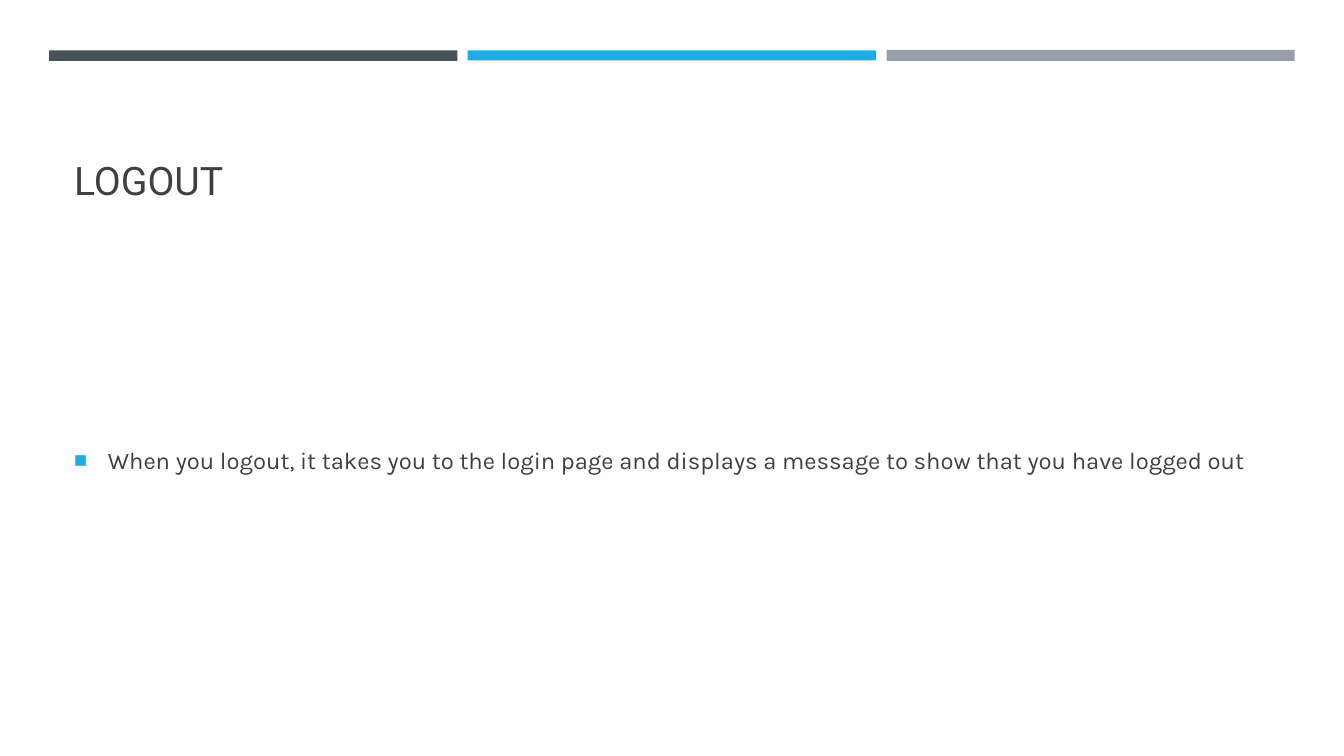
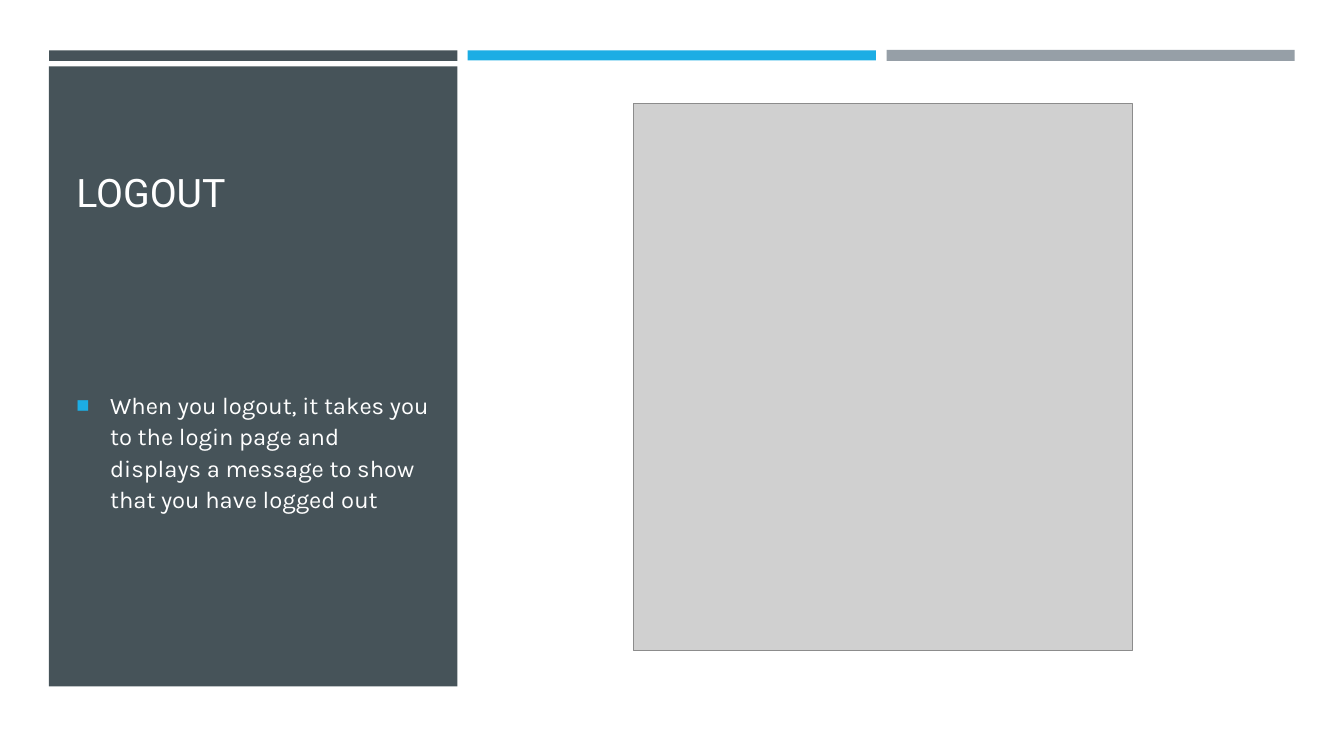
Before and after one commit to KershawK5646/CapstoneProject, a slide deck: slide 15 of Design Docs/Maker Space.pptx (slide 13 before the commit). Drawn at 1344x756 pixels with LibreOffice and Linux fonts; fonts in the diff are those of the drawing; grey boxes stand for pictures. Boxes give left, top, right and bottom in pixels: in the first picture for what was removed or moved away, otherwise in the second. Text is boxed around its words. In the diff, an @@ line names an element or a change of style, - is before the commit and + after.

Commit message:
Update Maker Space.pptx
Maker Space powerpoint now has screenshots

```diff
--- a/Design Docs/Maker Space.pptx
+++ b/Design Docs/Maker Space.pptx
@@ background #FFFFFF to #000000 @@
@@ rectangle added at <box>0,0,1344,756</box>, fill #FFFFFF @@
@@ rectangle added at <box>48,67,457,687</box>, fill #465359 @@
@@ title "LOGOUT" at <box>76,178,225,208</box>: text colour #404040 to #FFFFFF @@
@@ picture added at <box>633,103,1132,650</box> @@
@@ text "When you logout, it takes ...": place and size @@
-text "When you logout, it takes ..." at <box>108,452,1244,475</box>
+text "When you logout, it takes ..." at <box>110,397,429,514</box>
@@ text "When you logout, it takes ..." at <box>110,397,429,514</box>: text colour #404040 to #FFFFFF @@
```
Also in this commit, not shown: 11 other slides changed, 3 slides added, 1 slide removed.
